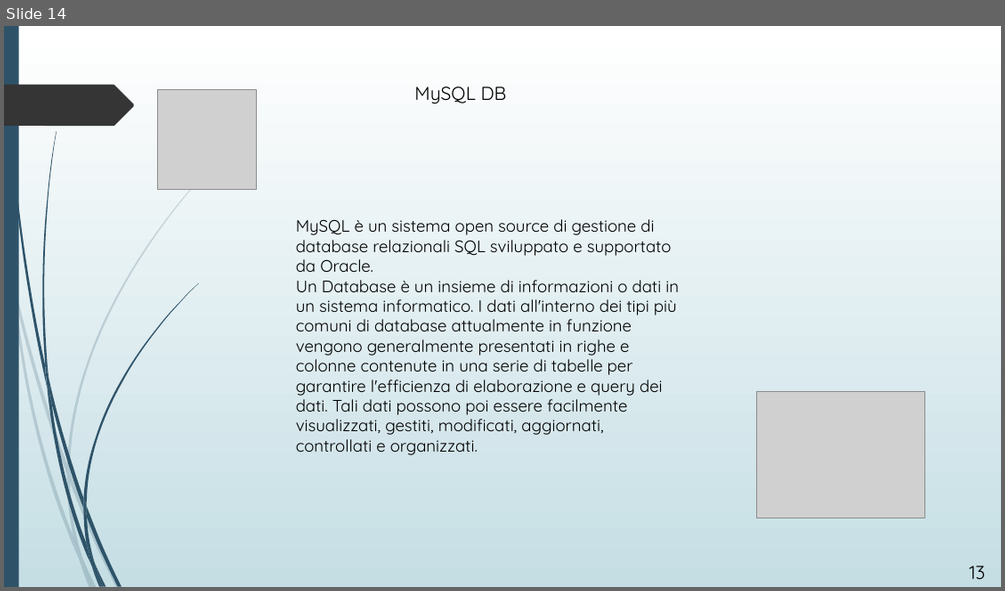
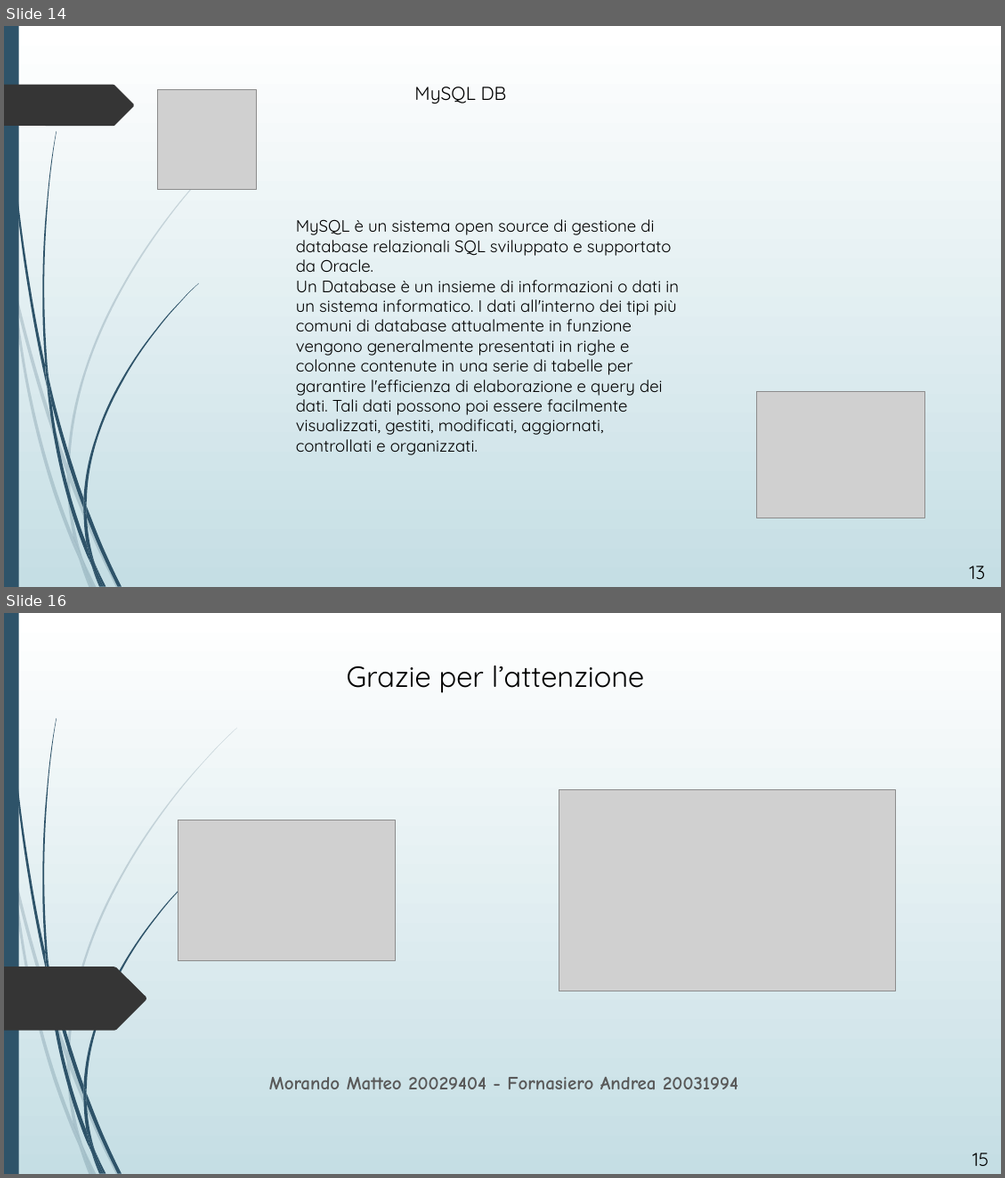
Before and after one commit to MatteoMa/MyAcquarium, a slide deck: presentazione applicazione.pptx. Shown one above the other, each under a label of ours: slide 14 before the commit, slides 14 and 16 after it; the slides between them are not shown. The pictures are 1005x591 and 1005x1178 pixels, drawn with LibreOffice and Linux fonts; fonts in the diff are those of the drawing; grey boxes stand for pictures. Boxes give left, top, right and bottom in pixels: in the first picture for what was removed or moved away, otherwise in the second. Text is boxed around its words. In the diff, an @@ line names an element or a change of style, - is before the commit and + after.

```diff
--- a/presentazione applicazione.pptx
+++ b/presentazione applicazione.pptx
@@ slide 16 added at (4,613,1001,1174), background gradient #FFFFFF to #C5DEE5; not listed: 23 template elements that a slide beside it also shows @@
@@ title added at (347,666,644,693), 28 pt, text #000000 @@
+Grazie per l’attenzione
@@ picture added at (558,789,896,990) @@
@@ picture added at (178,820,395,961) @@
@@ freeform shape added at (4,966,146,1030), fill #353535 @@
@@ subtitle added at (269,1077,738,1089), 18 pt, text #595959, bold @@
+Morando Matteo 20029404 - Fornasiero Andrea 20031994
@@ text added at (972,1152,989,1166), 18 pt, text #000000 @@
+15
```
Also in this commit, not shown: 1 slide changed, 1 other slide added, 1 slide removed.
